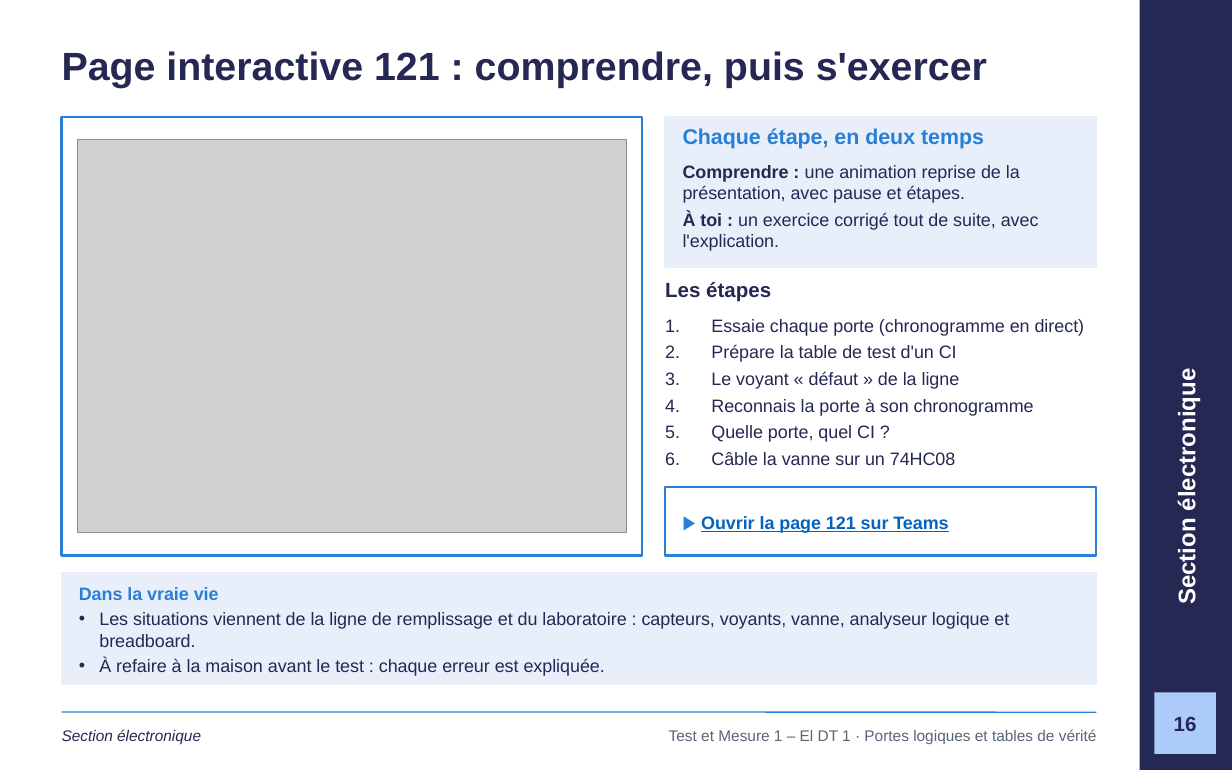
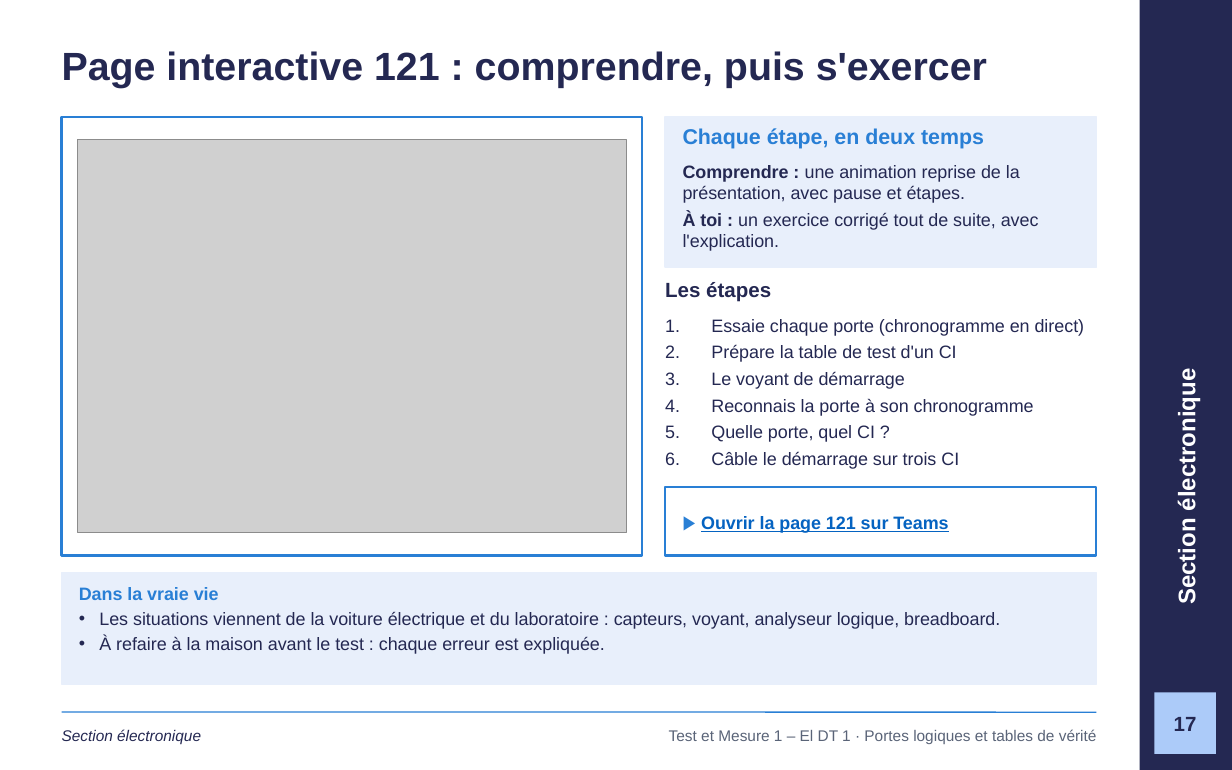
Before and after one commit to GlemoineETML/cours-etml, a slide deck: slide 17 of reference/tm1/semaine-1/120 Portes logiques et tables de vérité.pptx (slide 16 before the commit). Drawn at 1232x770 pixels with LibreOffice and Linux fonts; fonts in the diff are those of the drawing; grey boxes stand for pictures; background and template pictures are left out. Boxes give left, top, right and bottom in pixels: in the first picture for what was removed or moved away, otherwise in the second. Text is boxed around its words. In the diff, an @@ line names an element or a change of style, - is before the commit and + after.

```diff
--- a/reference/tm1/semaine-1/120 Portes logiques et tables de vérité.pptx
+++ b/reference/tm1/semaine-1/120 Portes logiques et tables de vérité.pptx
@@ text at (711, 371, 905, 389): text changed @@
-3. Le voyant « défaut » de la ligne
+3. Le voyant de démarrage
@@ text at (711, 451, 959, 469): text changed @@
-6. Câble la vanne sur un 74HC08
+6. Câble le démarrage sur trois CI
@@ text at (99, 611, 1000, 629): text changed @@
-• Les situations viennent de la ligne de remplissage et du laboratoire : capteurs, voyants, vanne, analyseur logique et breadboard.
+• Les situations viennent de la voiture électrique et du laboratoire : capteurs, voyant, analyseur logique, breadboard.
@@ page number at (1174, 717, 1197, 731): text changed @@
-16
+17
```
Also in this commit, not shown: 16 other slides changed, 1 slide added, 24 other files.
